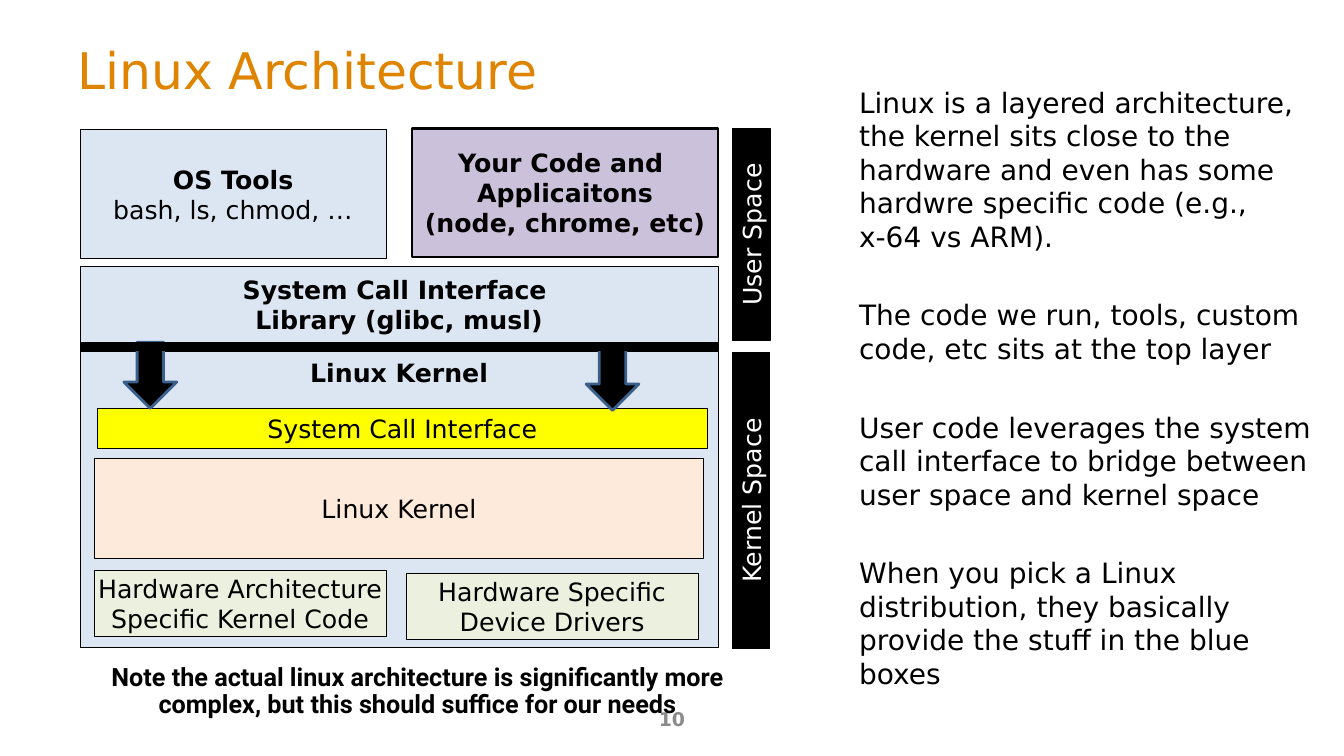
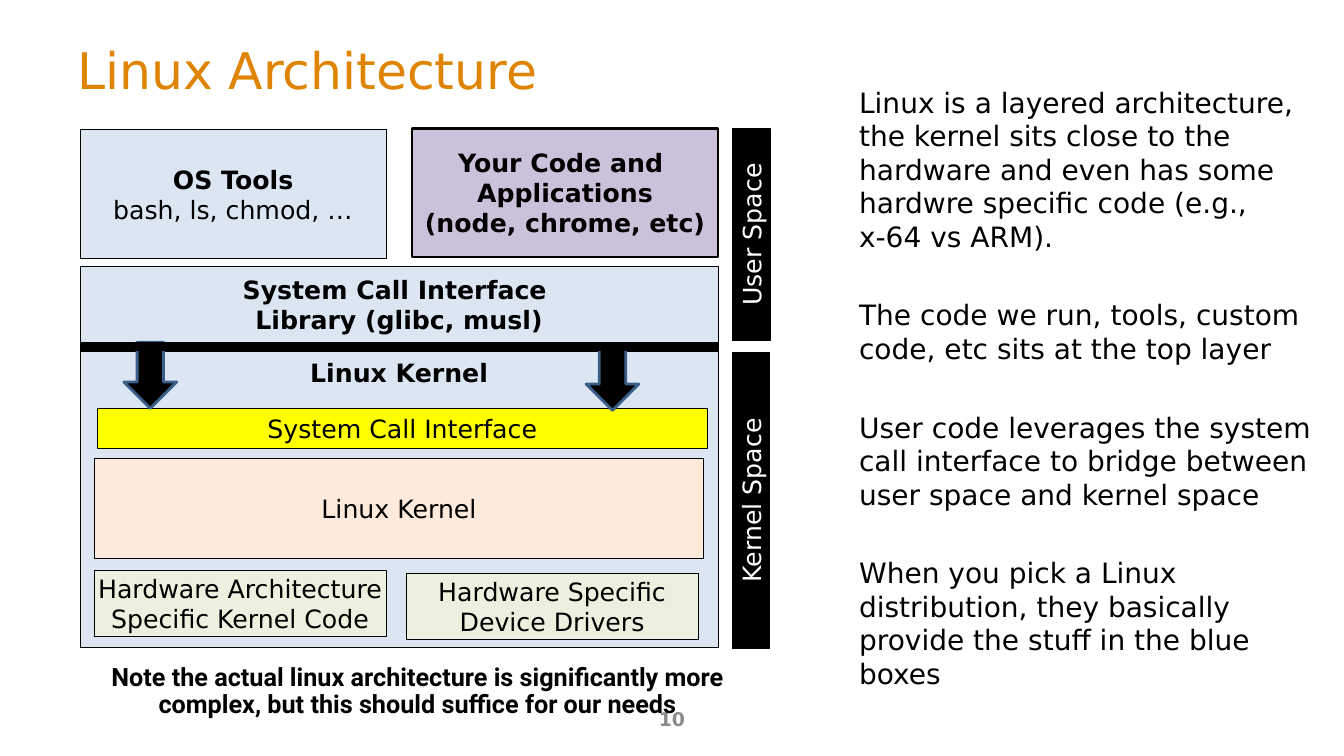
Before and after one commit to ArchitectingSoftware/SE577-SoftwareArchitecture, a slide deck: slide 10 of lectures/m7LinuxDockerK8sArchitecture.pptx. Drawn at 1344x756 pixels with LibreOffice and Linux fonts; fonts in the diff are those of the drawing. Boxes give left, top, right and bottom in pixels: in the first picture for what was removed or moved away, otherwise in the second. Text is boxed around its words. In the diff, an @@ line names an element or a change of style, - is before the commit and + after.

```diff
--- a/lectures/m7LinuxDockerK8sArchitecture.pptx
+++ b/lectures/m7LinuxDockerK8sArchitecture.pptx
@@ text in rectangle at box(425, 183, 705, 236): text changed @@
-Applicaitons
-(node, chrome, etc)
+Applications
+(node, chrome, etc)
```
Also in this commit, not shown: 2 other slides changed, 4 other files.
